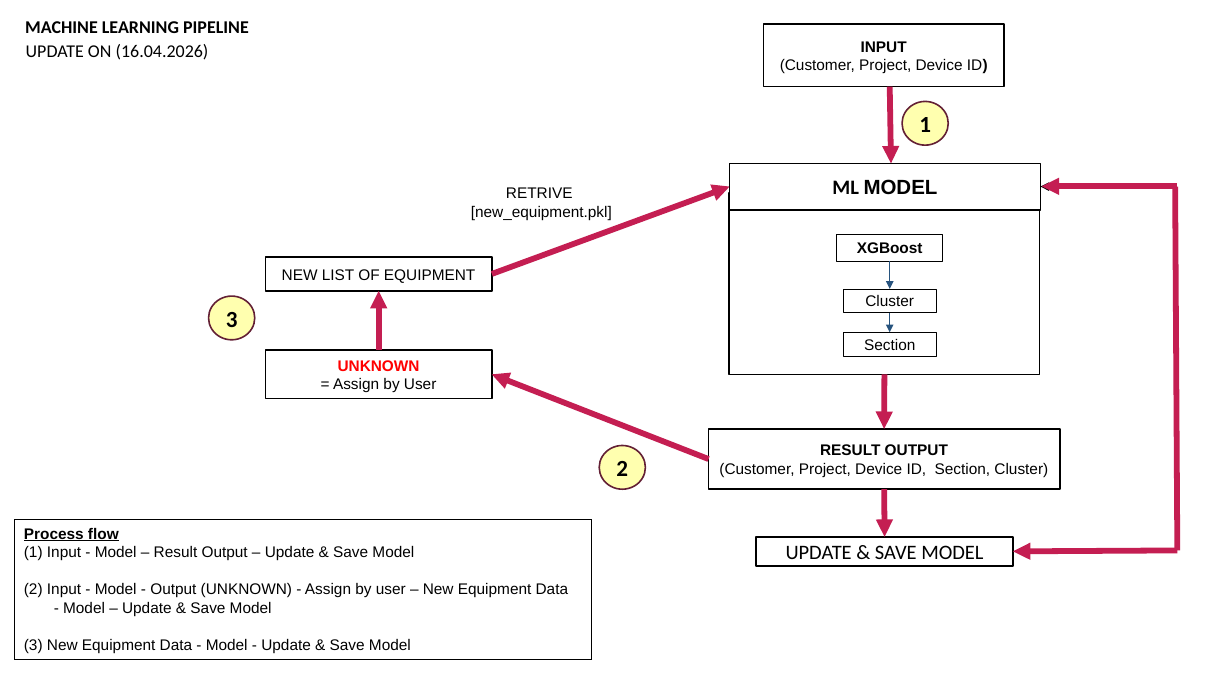
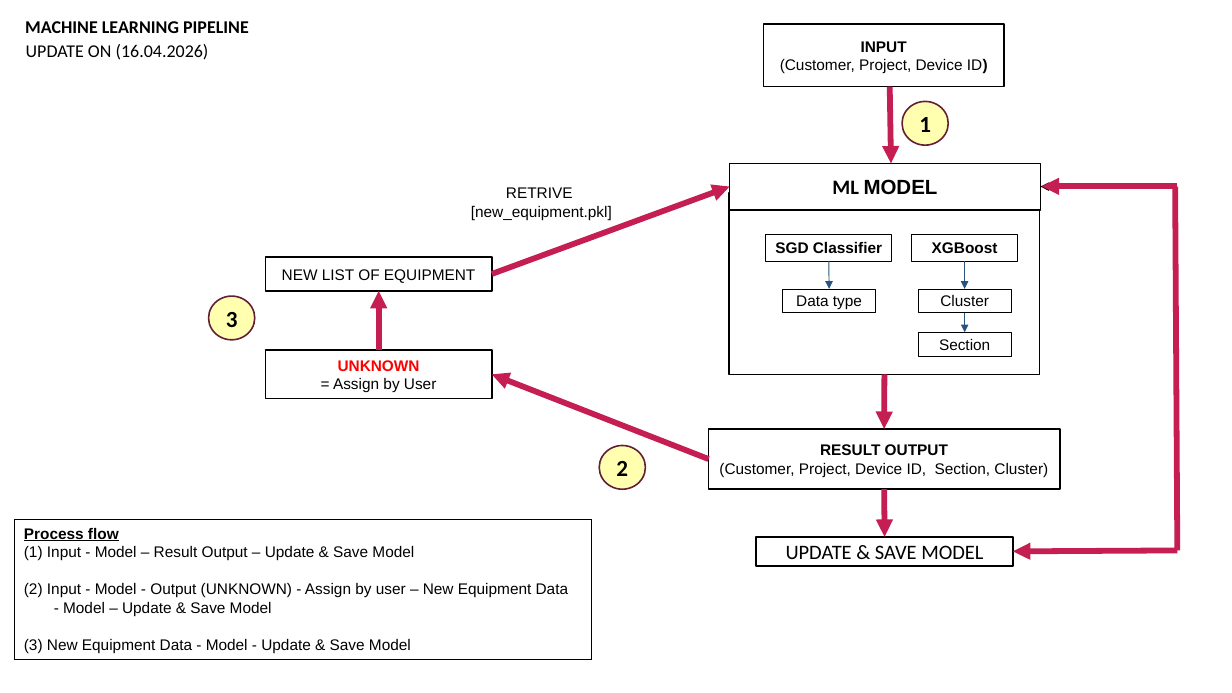
Before and after one commit to Syaziyah30/DeviceCluster, a slide deck: slide 3 of 1.training_model/slide_presentation/Device Identifier 20260520.pptx (slide 2 before the commit). Drawn at 1232x693 pixels with LibreOffice and Linux fonts; fonts in the diff are those of the drawing. Boxes give left, top, right and bottom in pixels: in the first picture for what was removed or moved away, otherwise in the second. Text is boxed around its words. In the diff, an @@ line names an element or a change of style, - is before the commit and + after.

```diff
--- a/1.training_model/slide_presentation/Device Identifier 20260520.pptx
+++ b/1.training_model/slide_presentation/Device Identifier 20260520.pptx
@@ rectangle added at (766, 234, 892, 261), fill #FFFFFF, outline #000000 0.5 pt, 12 pt, text #000000, bold @@
+SGD Classifier
@@ arrow added from (829, 261) to (829, 289), #27537E 0.75 pt @@
@@ rectangle added at (783, 289, 876, 313), fill #FFFFFF, outline #000000 0.5 pt, 12 pt, text #000000 @@
+Data type
@@ 3 rectangles, 2 arrows: place and size @@
-3 rectangles, 2 arrows at (837, 234, 944, 357)
+3 rectangles, 2 arrows at (912, 234, 1019, 357)
```
Also in this commit, not shown: 1 slide added, 17 other files.
